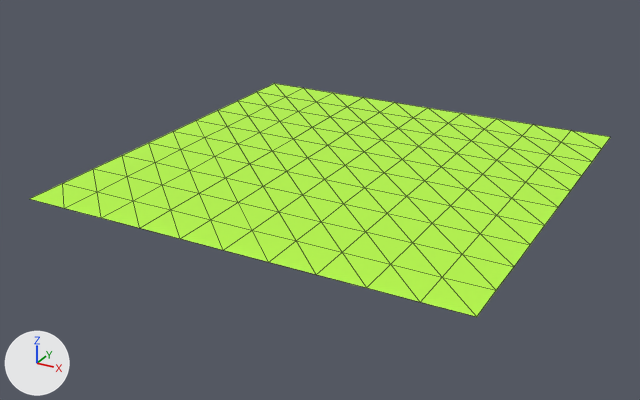
Before and after pictures for a commit that changed the FBX model Assets/Floor.fbx.
One viewpoint serves both versions: a camera (50 mm lens) standing at (0.088, -0.1722, 0.0758) and looking at (-0.0036, -0.0057, -0.0075). The lights are fixed; the arrows at lower left show +X, +Y and +Z. Mesh edges are drawn as thin lines. Where no turn or scale is listed for an object, it has been applied to the vertices.
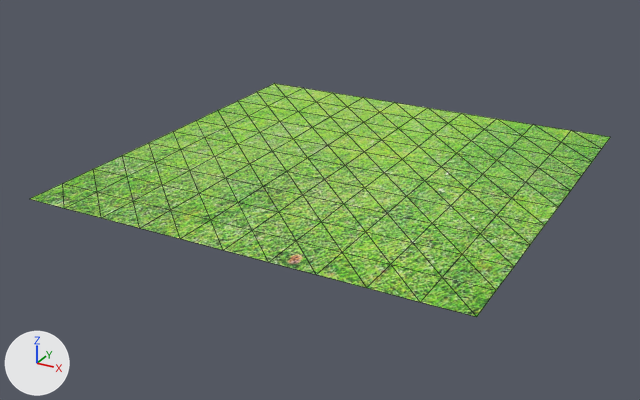
Where the change shows, as pixel boxes [x1, y1, x2, y2] in the pictures (640 x 400 px):
'pPlane1', recoloured: [30, 83, 610, 317] in both

Edits to the bpy script that builds the scene:
```text
Add img_floor_jpg:
    img_floor_jpg = load_image('Floor.jpg', 'Floor.jpg', 616, 410, 'sRGB')
Add mat_lambert3:
    mat_lambert3 = principled_material('lambert3')
    mat_lambert3.texture = img_floor_jpg
Change me_mesh:
    where me_mesh.from_pydata(...)  # 121 vertices, 200 faces; spans x -0.05..0.05, y -0.05..0.05, z 0.0
    remove me_mesh.materials.append(mat_lambert2)  # green #baff45
    add me_mesh.materials.append(mat_lambert3)  # picture img_floor_jpg
```
